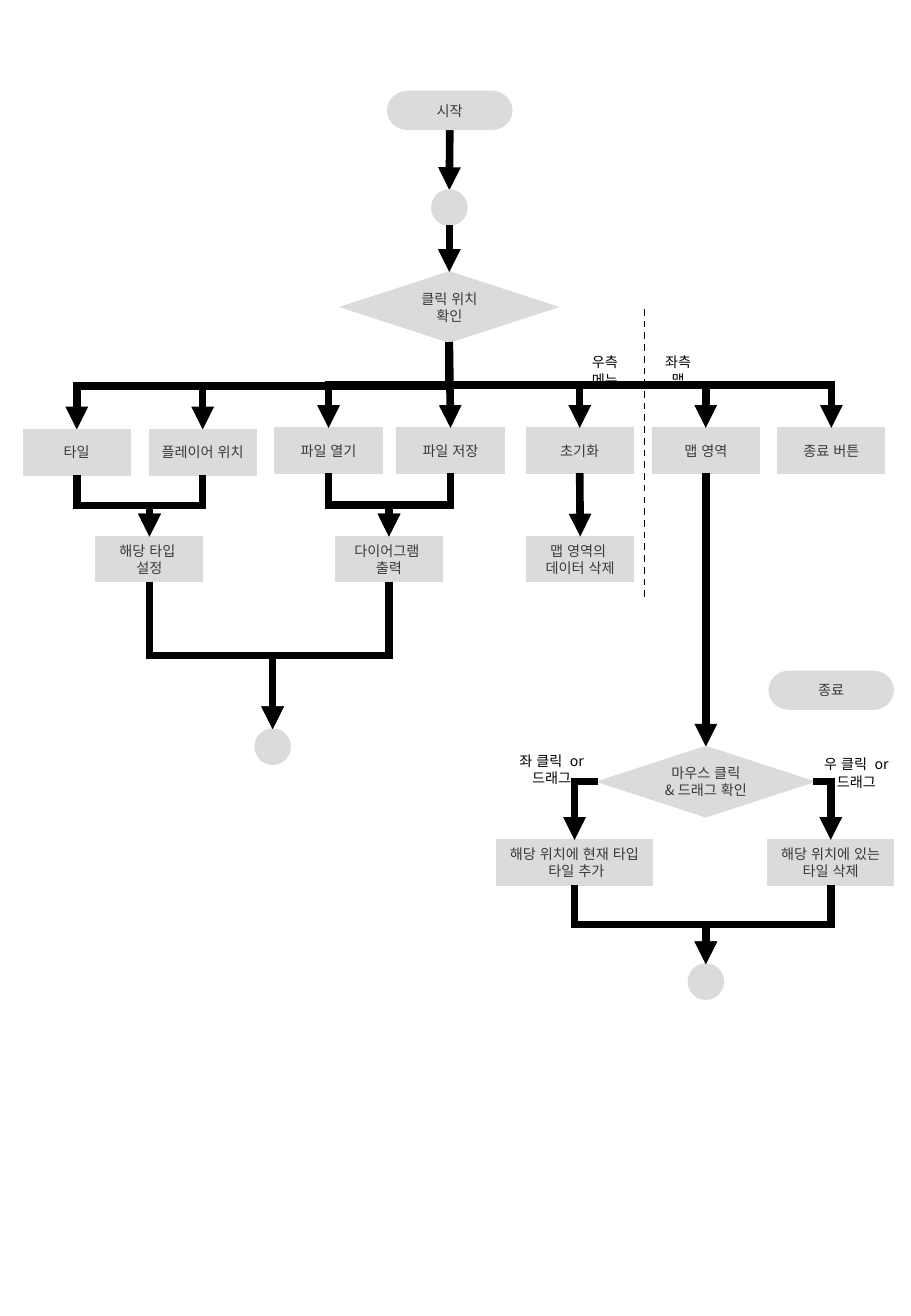
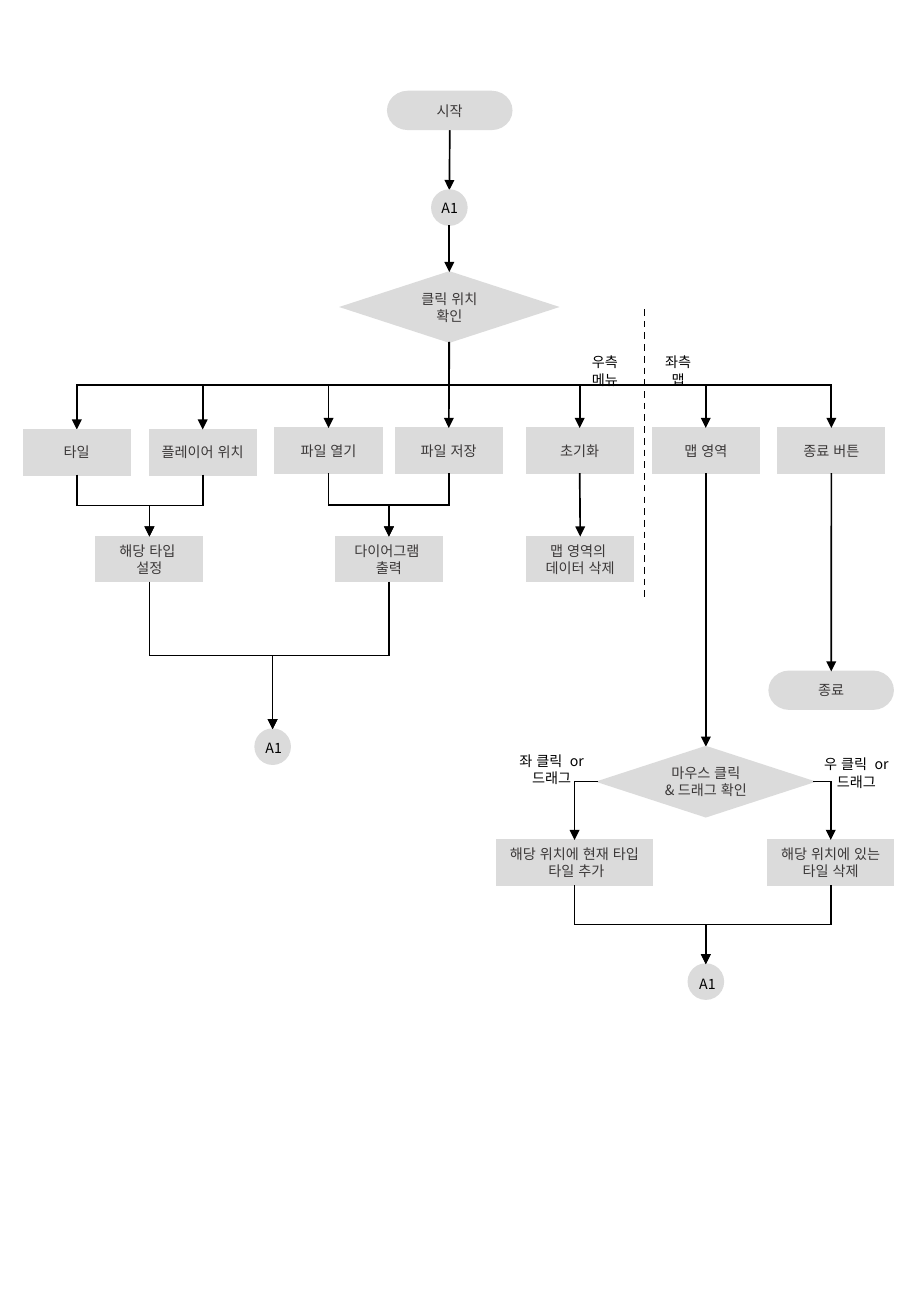
Before and after one commit to tireDep/InhaUniv_winAPI_Project, a slide deck: slide 3 of 발표 자료/최종 발표 자료/순서도.pptx (slide 4 before the commit). Drawn at 911x1316 pixels with LibreOffice and Linux fonts; fonts in the diff are those of the drawing. Boxes give left, top, right and bottom in pixels: in the first picture for what was removed or moved away, otherwise in the second. Text is boxed around its words. In the diff, an @@ line names an element or a change of style, - is before the commit and + after.

```diff
--- a/발표 자료/최종 발표 자료/순서도.pptx
+++ b/발표 자료/최종 발표 자료/순서도.pptx
@@ arrow (449, 129) - (449, 189): stroke #000000 4.5 pt to #000000 1 pt @@
@@ text added at box(441, 202, 457, 213), 8.4 pt, text #000000 @@
+A1
@@ arrow (449, 225) - (449, 272): stroke #000000 4.5 pt to #000000 1 pt @@
@@ elbow arrow (449, 343) - (77, 430): stroke #000000 4.5 pt to #000000 1 pt; route changed @@
@@ elbow arrow (449, 343) - (203, 430): stroke #000000 4.5 pt to #000000 1 pt; route changed @@
@@ elbow arrow (449, 343) - (328, 428): stroke #000000 4.5 pt to #000000 1 pt @@
@@ arrow (449, 343) - (448, 428): stroke #000000 4.5 pt to #000000 1 pt @@
@@ elbow arrow (449, 343) - (579, 428): stroke #000000 4.5 pt to #000000 1 pt @@
@@ elbow arrow (449, 343) - (706, 428): stroke #000000 4.5 pt to #000000 1 pt @@
@@ elbow arrow (449, 343) - (831, 428): stroke #000000 4.5 pt to #000000 1 pt @@
@@ elbow arrow (77, 475) - (149, 537): stroke #000000 4.5 pt to #000000 1 pt @@
@@ elbow arrow (203, 475) - (149, 537): stroke #000000 4.5 pt to #000000 1 pt @@
@@ elbow arrow (328, 473) - (389, 537): stroke #000000 4.5 pt to #000000 1 pt @@
@@ elbow arrow (449, 473) - (389, 537): stroke #000000 4.5 pt to #000000 1 pt; route changed @@
@@ arrow (579, 473) - (581, 537): stroke #000000 4.5 pt to #000000 1 pt @@
@@ arrow (706, 473) - (706, 747): stroke #000000 4.5 pt to #000000 1 pt @@
@@ arrow added from (831, 473) to (831, 672), #000000 1 pt @@
@@ elbow arrow (149, 582) - (272, 729): stroke #000000 4.5 pt to #000000 1 pt @@
@@ elbow arrow (389, 582) - (272, 729): stroke #000000 4.5 pt to #000000 1 pt @@
@@ text added at box(265, 742, 281, 753), 8.4 pt, text #000000 @@
+A1
@@ elbow arrow (599, 781) - (575, 841): stroke #000000 4.5 pt to #000000 1 pt @@
@@ elbow arrow (814, 781) - (831, 841): stroke #000000 4.5 pt to #000000 1 pt @@
@@ elbow arrow (575, 885) - (706, 964): stroke #000000 4.5 pt to #000000 1 pt @@
@@ elbow arrow (831, 885) - (706, 964): stroke #000000 4.5 pt to #000000 1 pt @@
@@ text added at box(699, 978, 715, 989), 8.4 pt, text #000000 @@
+A1
```
Also in this commit, not shown: 2 other slides changed, 1 slide removed, 3 other files.
